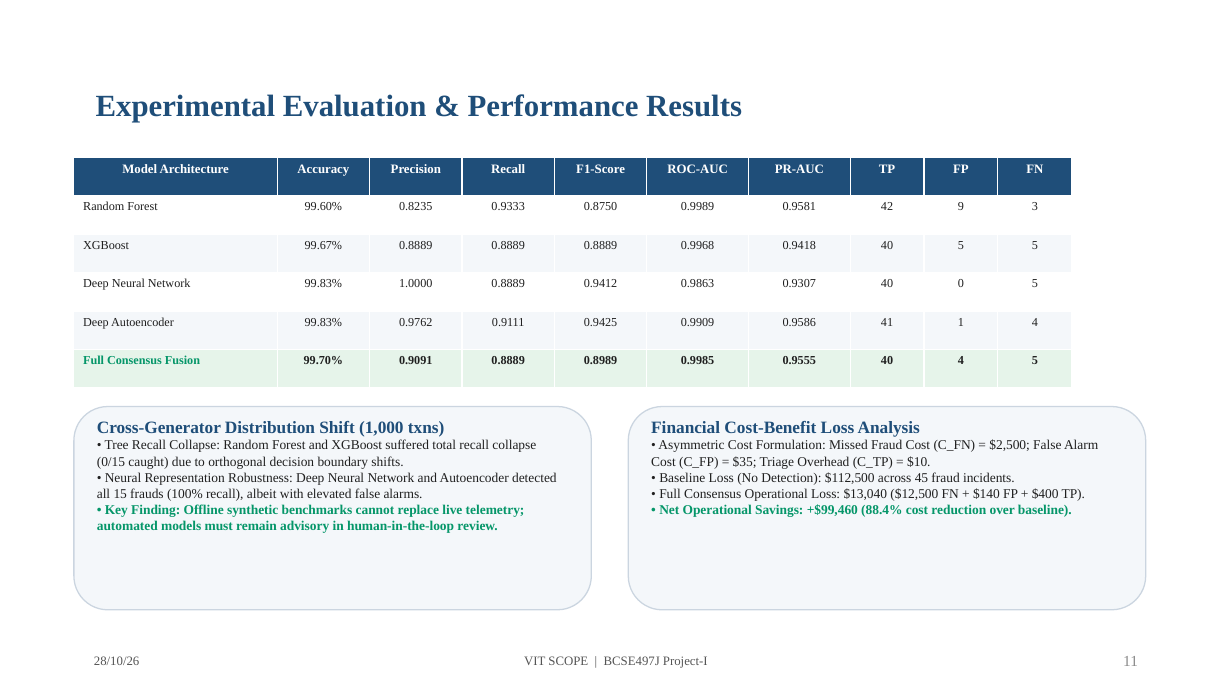
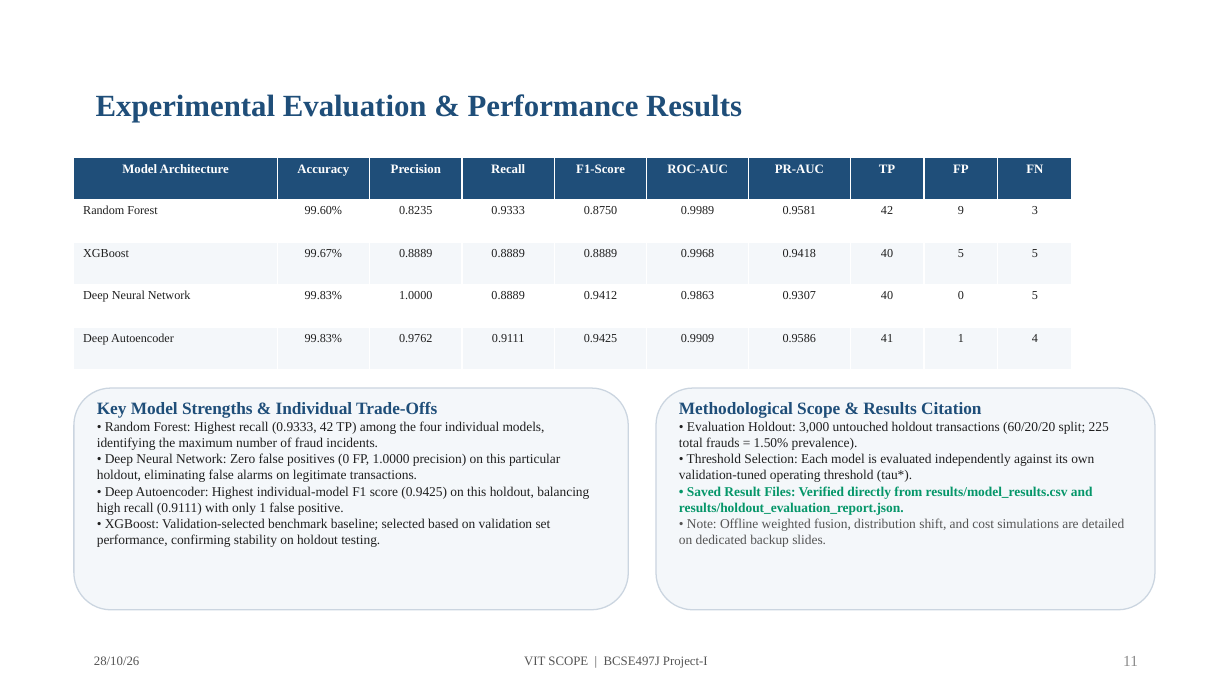
Before and after one commit to animeshlabh57-rgb/AI-Based-Financial-Fraud-Detection-System, a slide deck: slide 11 of docs/Review 3- 28-10- 2026 (1).pptx. Drawn at 1232x693 pixels with LibreOffice and Linux fonts; fonts in the diff are those of the drawing. Boxes give left, top, right and bottom in pixels: in the first picture for what was removed or moved away, otherwise in the second. Text is boxed around its words. In the diff, an @@ line names an element or a change of style, - is before the commit and + after.

Commit message:
Align Review 3 presentation with downloaded repository code and audit guidelines

```diff
--- a/docs/Review 3- 28-10- 2026 (1).pptx
+++ b/docs/Review 3- 28-10- 2026 (1).pptx
@@ table at (x1=74, y1=157, x2=1072, y2=370) @@
-row 6: Full Consensus Fusion | 99.70% | 0.9091 | 0.8889 | 0.8989 | 0.9985 | 0.9555 | 40 | 4 | 5
@@ rounded rectangle resized from (x1=74, y1=407, x2=592, y2=610) to (x1=74, y1=388, x2=628, y2=610) @@
@@ rounded rectangle resized from (x1=628, y1=407, x2=1146, y2=610) to (x1=656, y1=388, x2=1155, y2=610) @@
@@ text at (x1=97, y1=402, x2=589, y2=547): text changed @@
-Cross-Generator Distribution Shift (1,000 txns)
-• Tree Recall Collapse: Random Forest and XGBoost suffered total recall collapse (0/15 caught) due to orthogonal decision boundary shifts.
-• Neural Representation Robustness: Deep Neural Network and Autoencoder detected all 15 frauds (100% recall), albeit with elevated false alarms.
-• Key Finding: Offline synthetic benchmarks cannot replace live telemetry; automated models must remain advisory in human-in-the-loop review.
+Key Model Strengths & Individual Trade-Offs
+• Random Forest: Highest recall (0.9333, 42 TP) among the four individual models, identifying the maximum number of fraud incidents.
+• Deep Neural Network: Zero false positives (0 FP, 1.0000 precision) on this particular holdout, eliminating false alarms on legitimate transactions.
+• Deep Autoencoder: Highest individual-model F1 score (0.9425) on this holdout, balancing high recall (0.9111) with only 1 false positive.
+• XGBoost: Validation-selected benchmark baseline; selected based on validation set performance, confirming stability on holdout testing.
@@ text at (x1=679, y1=402, x2=1124, y2=547): text changed @@
-Financial Cost-Benefit Loss Analysis
-• Asymmetric Cost Formulation: Missed Fraud Cost (C_FN) = $2,500; False Alarm Cost (C_FP) = $35; Triage Overhead (C_TP) = $10.
-• Baseline Loss (No Detection): $112,500 across 45 fraud incidents.
-• Full Consensus Operational Loss: $13,040 ($12,500 FN + $140 FP + $400 TP).
-• Net Operational Savings: +$99,460 (88.4% cost reduction over baseline).
+Methodological Scope & Results Citation
+• Evaluation Holdout: 3,000 untouched holdout transactions (60/20/20 split; 225 total frauds = 1.50% prevalence).
+• Threshold Selection: Each model is evaluated independently against its own validation-tuned operating threshold (tau*).
+• Saved Result Files: Verified directly from results/model_results.csv and results/holdout_evaluation_report.json.
+• Note: Offline weighted fusion, distribution shift, and cost simulations are detailed on dedicated backup slides.
```
Also in this commit, not shown: 13 other slides changed, 4 slides added, 5 other files.
